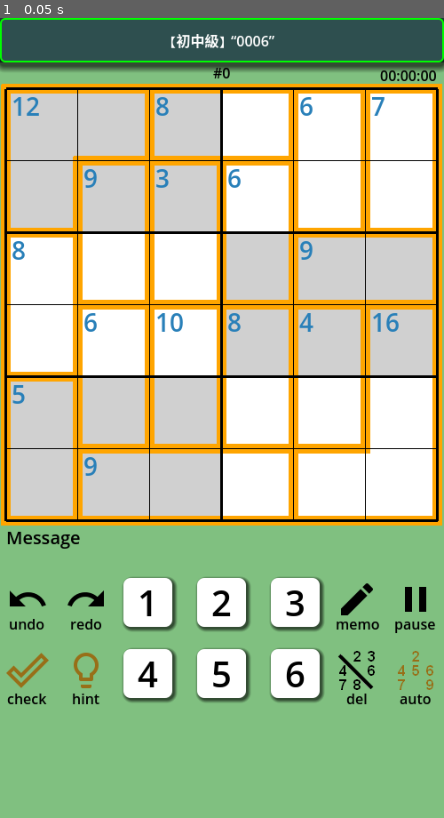
Above: before the commit, frame 1.
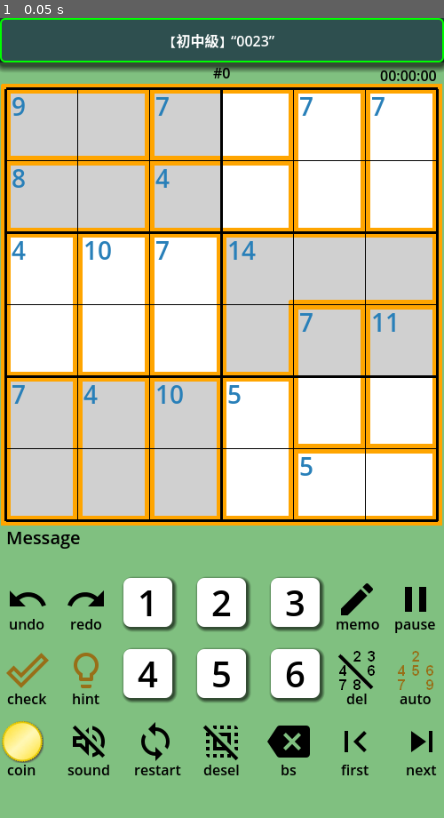
Above: after the commit, the same moment.

Repository: vivisuke/GD4KillerSudoku6
Game: Godot game, scene res://main_scene.tscn
The game is run twice, just before and just after one commit, with the same random seed, the same clock (stepped at 60 frames per second) and the same inputs.
Inputs:
- Up to frame 1 (0.05 s): no input

The runs differ from the first frame. In frame 1, 6.3% of the frame differs, in the area x 0-99%, y 2-95%.

Commit message:
0078 ◎ C 04/13 04/13 0.001│ToDo│３行目のコマンドボタン設置

Diff:
--- a/GD4KillerSudoku6/main_scene.tscn
+++ b/GD4KillerSudoku6/main_scene.tscn
@@ -24,9 +24,19 @@
 [ext_resource type="Texture2D" uid="uid://brxf8led13w4p" path="res://images/lightbulb_black.png" id="20_phwyq"]
 [ext_resource type="AudioStream" uid="uid://cgnli6tk6h1x6" path="res://sounds/button-3.mp3" id="22_e8kby"]
 [ext_resource type="AudioStream" uid="uid://c5dv6nwa70eyj" path="res://sounds/incorrect.mp3" id="23_6p0ak"]
+[ext_resource type="Texture2D" uid="uid://dedvu8xj0ikfl" path="res://images/gold_medal.png" id="23_n7jlg"]
 [ext_resource type="AudioStream" uid="uid://dsxpn8m8gnipb" path="res://sounds/don.mp3" id="24_p6251"]
+[ext_resource type="Texture2D" uid="uid://bnl6nf6aaqukh" path="res://images/space19.png" id="24_vkisw"]
 [ext_resource type="AudioStream" uid="uid://2mfnwo0of14r" path="res://sounds/kirakira-3.mp3" id="25_14ktp"]
+[ext_resource type="Texture2D" uid="uid://dobnyk302s430" path="res://images/volume_off_black.png" id="25_fqafo"]
 [ext_resource type="Shader" path="res://scripts/main_scene.gdshader" id="26_3tet4"]
+[ext_resource type="Texture2D" uid="uid://fhxjibcpgpnx" path="res://images/loop_black.png" id="26_k4u2k"]
+[ext_resource type="Texture2D" uid="uid://b7xqlm2l5tanw" path="res://images/deselect_black.png" id="27_qobb0"]
+[ext_resource type="Texture2D" uid="uid://h65sn7lbycy7" path="res://images/deselect_white.png" id="28_ncf1d"]
+[ext_resource type="Texture2D" uid="uid://dgcy303al5xia" path="res://images/backspace_black.png" id="29_xx2c0"]
+[ext_resource type="Texture2D" uid="uid://bhjfklpvlht5x" path="res://images/first_page_black.png" id="30_2b01f"]
+[ext_resource type="Texture2D" uid="uid://basg0uvvwmpiq" path="res://images/first_page_white.png" id="31_3jio0"]
+[ext_resource type="Texture2D" uid="uid://b41jpfr3dsmmk" path="res://images/skip_next_black.png" id="32_pa8pe"]
 
 [sub_resource type="TileSetAtlasSource" id="TileSetAtlasSource_l5jc0"]
 texture = ExtResource("4_6xb5c")
@@ -376,6 +386,134 @@
 offset_bottom = 71.0
 theme_override_colors/font_color = Color(0, 0, 0, 1)
 text = "auto"
+horizontal_alignment = 1
+
+[node name="HBC3" type="HBoxContainer" parent="."]
+offset_top = 790.0
+offset_right = 500.0
+offset_bottom = 845.0
+mouse_filter = 0
+alignment = 1
+
+[node name="CoinButton" type="TextureButton" parent="HBC3"]
+layout_mode = 2
+texture_normal = ExtResource("23_n7jlg")
+
+[node name="Label" type="Label" parent="HBC3/CoinButton"]
+layout_mode = 0
+offset_top = 44.0
+offset_right = 48.0
+offset_bottom = 71.0
+theme_override_colors/font_color = Color(0, 0, 0, 1)
+text = "coin
+"
+horizontal_alignment = 1
+
+[node name="Space1" type="TextureRect" parent="HBC3"]
+layout_mode = 2
+texture = ExtResource("24_vkisw")
+
+[node name="SoundButton" type="TextureButton" parent="HBC3"]
+layout_mode = 2
+texture_normal = ExtResource("25_fqafo")
+
+[node name="Label" type="Label" parent="HBC3/SoundButton"]
+layout_mode = 0
+offset_top = 44.0
+offset_right = 48.0
+offset_bottom = 71.0
+theme_override_colors/font_color = Color(0, 0, 0, 1)
+text = "sound"
+horizontal_alignment = 1
+
+[node name="Space2" type="TextureRect" parent="HBC3"]
+layout_mode = 2
+texture = ExtResource("24_vkisw")
+
+[node name="LoopButton" type="TextureButton" parent="HBC3"]
+layout_mode = 2
+texture_normal = ExtResource("26_k4u2k")
+
+[node name="Label" type="Label" parent="HBC3/LoopButton"]
+layout_mode = 0
+offset_top = 44.0
+offset_right = 48.0
+offset_bottom = 71.0
+theme_override_colors/font_color = Color(0, 0, 0, 1)
+text = "restart
+"
+horizontal_alignment = 1
+
+[node name="Space3" type="TextureRect" parent="HBC3"]
+layout_mode = 2
+texture = ExtResource("24_vkisw")
+
+[node name="DeselectButton" type="TextureButton" parent="HBC3"]
+layout_mode = 2
+texture_normal = ExtResource("27_qobb0")
+texture_pressed = ExtResource("28_ncf1d")
+
+[node name="Label" type="Label" parent="HBC3/DeselectButton"]
+layout_mode = 0
+offset_top = 44.0
+offset_right = 48.0
+offset_bottom = 71.0
+theme_override_colors/font_color = Color(0, 0, 0, 1)
+text = "desel
+"
+horizontal_alignment = 1
+
+[node name="Space4" type="TextureRect" parent="HBC3"]
+layout_mode = 2
+texture = ExtResource("24_vkisw")
+
+[node name="BackspaceButton" type="TextureButton" parent="HBC3"]
+layout_mode = 2
+texture_normal = ExtResource("29_xx2c0")
+
+[node name="Label" type="Label" parent="HBC3/BackspaceButton"]
+layout_mode = 0
+offset_top = 44.0
+offset_right = 48.0
+offset_bottom = 71.0
+theme_override_colors/font_color = Color(0, 0, 0, 1)
+text = "bs
+"
+horizontal_alignment = 1
+
+[node name="Space5" type="TextureRect" parent="HBC3"]
+layout_mode = 2
+texture = ExtResource("24_vkisw")
+
+[node name="FirstPageButton" type="TextureButton" parent="HBC3"]
+layout_mode = 2
+texture_normal = ExtResource("30_2b01f")
+texture_pressed = ExtResource("31_3jio0")
+
+[node name="Label" type="Label" parent="HBC3/FirstPageButton"]
+layout_mode = 0
+offset_top = 44.0
+offset_right = 48.0
+offset_bottom = 71.0
+theme_override_colors/font_color = Color(0, 0, 0, 1)
+text = "first"
+horizontal_alignment = 1
+
+[node name="Space6" type="TextureRect" parent="HBC3"]
+layout_mode = 2
+texture = ExtResource("24_vkisw")
+
+[node name="NextButton" type="TextureButton" parent="HBC3"]
+layout_mode = 2
+texture_normal = ExtResource("32_pa8pe")
+
+[node name="Label" type="Label" parent="HBC3/NextButton"]
+layout_mode = 0
+offset_top = 44.0
+offset_right = 48.0
+offset_bottom = 71.0
+theme_override_colors/font_color = Color(0, 0, 0, 1)
+text = "next"
 horizontal_alignment = 1
 
 [node name="DeleteButton" type="TextureButton" parent="."]
--- a/GD4KillerSudoku6/scripts/main_scene.gd
+++ b/GD4KillerSudoku6/scripts/main_scene.gd
@@ -202,7 +202,7 @@
 	elif !g.todaysQuest:		# ランダム生成の場合
 		if g.qName == "":
 			##gen_qName()
-			g.qName = "0006"
+			g.qName = "0023"
 			$TitleBar/Label.text = titleText()
 	var stxt = g.qName+str(g.qLevel)
 	if g.qNumber != 0: stxt += "Q"
Binary file added: GD4KillerSudoku6/images/backspace_BelizeHole.png
Not shown, added: GD4KillerSudoku6/images/backspace_BelizeHole.png.import
Binary file added: GD4KillerSudoku6/images/backspace_black.png
Not shown, added: GD4KillerSudoku6/images/backspace_black.png.import
Binary file added: GD4KillerSudoku6/images/deselect_black.png
Not shown, added: GD4KillerSudoku6/images/deselect_black.png.import
Binary file added: GD4KillerSudoku6/images/deselect_white.png
Not shown, added: GD4KillerSudoku6/images/deselect_white.png.import
Binary file added: GD4KillerSudoku6/images/first_page_black.png
Not shown, added: GD4KillerSudoku6/images/first_page_black.png.import
Binary file added: GD4KillerSudoku6/images/first_page_white.png
Not shown, added: GD4KillerSudoku6/images/first_page_white.png.import
(and 22 more such lines)
